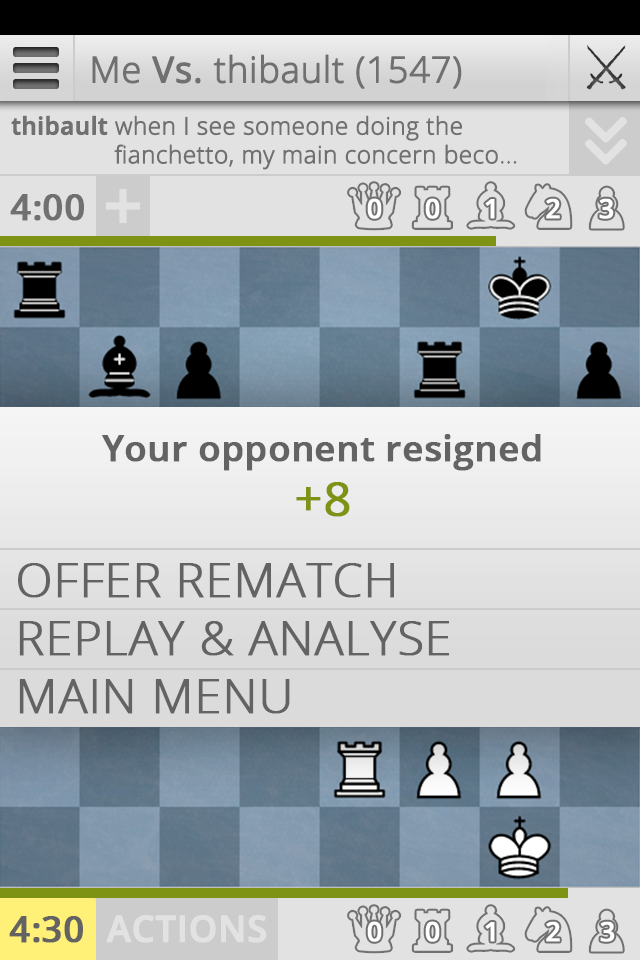
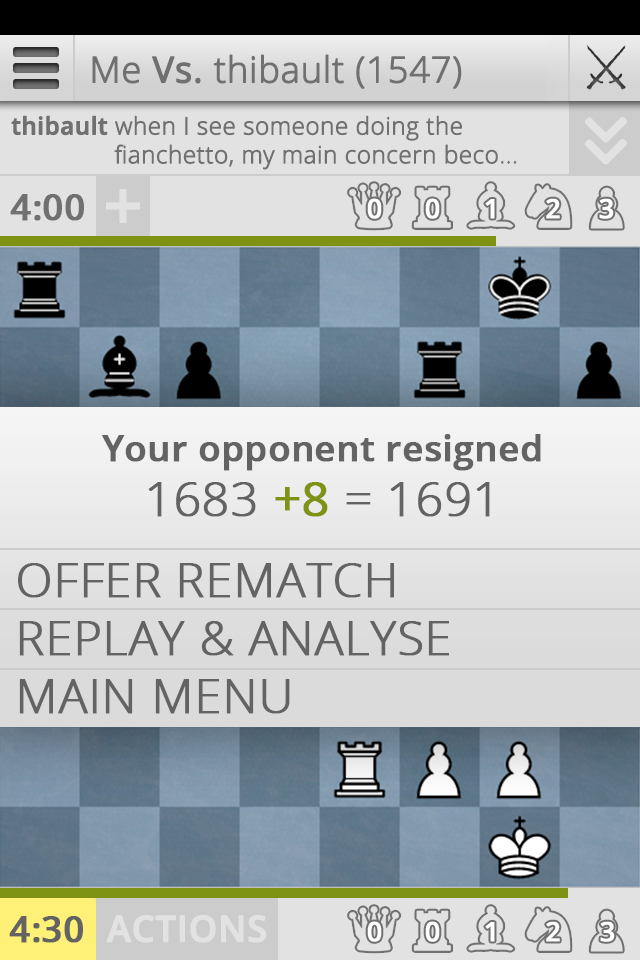
Revision of a layered (640, 960) image; what changed, layer by layer:
renamed "Your opponent resigned +8" to "Your opponent resigned 1683 +8 = 1691", painted on it over [148, 482, 490, 517]
